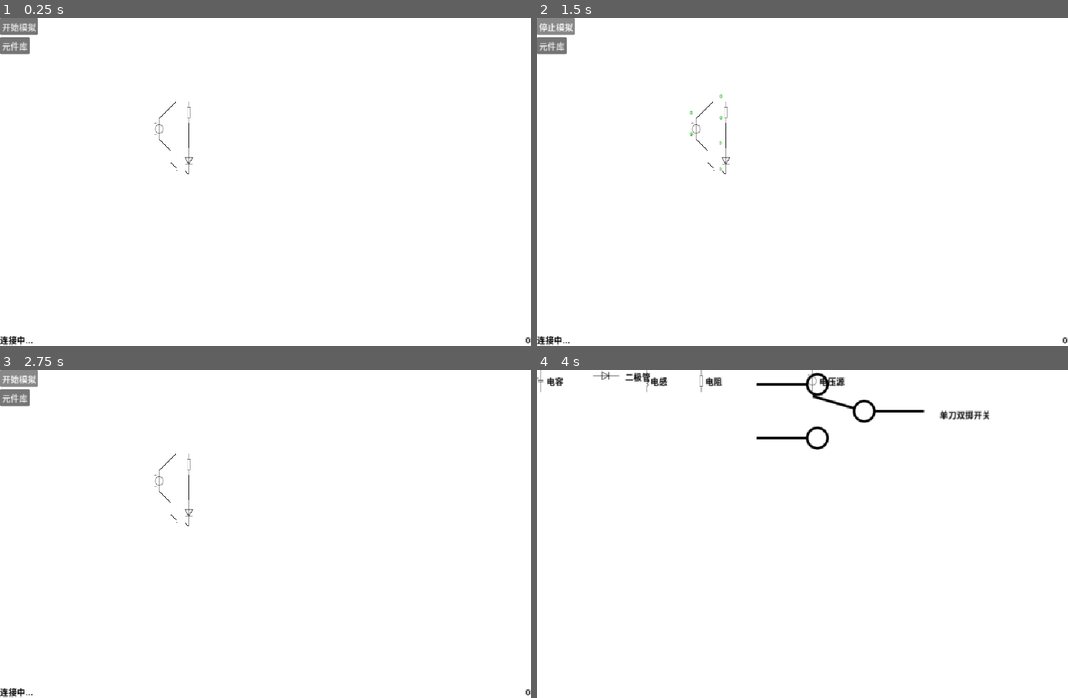
Above: before the commit, frames 1-4 (two rows, left to right).
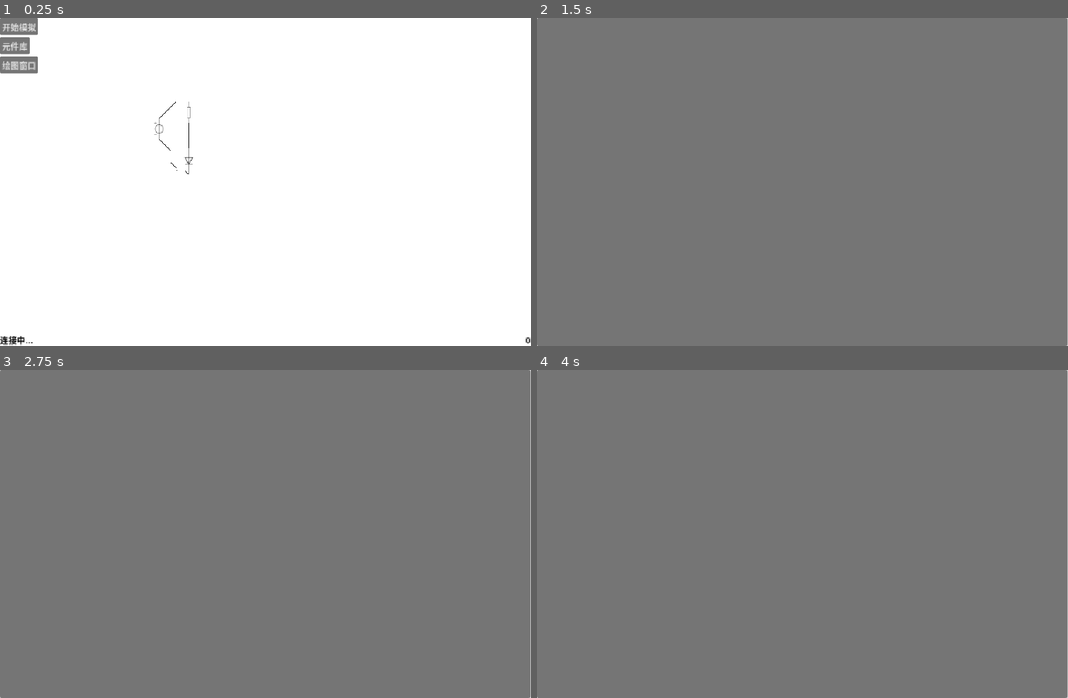
Above: after the commit, the same moments.

Repository: wyj2006/CircuitSim
Game: Godot game, scene res://tests/test_diode.tscn
The game is run twice, just before and just after one commit, with the same random seed, the same clock (stepped at 60 frames per second) and the same inputs.
Inputs (mouse positions are in pixels of both pictures, inside the frame that each line leads up to):
- Up to frame 1 (0.25 s): no input
- Up to frame 2 (1.5 s): click (558, 63) at 0.5 s, where only the run after the commit has a clickable "绘图窗口"; click "开始模拟" at 1.25 s
- Up to frame 3 (2.75 s): click "停止模拟" (after the commit: "开始模拟") at 2 s
- Up to frame 4 (4 s): click "开始模拟" at 2.75 s; click "元件库" at 3.5 s

The runs differ from the first frame. In frame 1, 0.4% of the frame differs, in the area x 0-8%, y 11-18%; in frame 2, 100%; in frame 3, 100%; in frame 4, 100%, in the area x 0-100%, y 0-100%.

Commit message:
调整绘图逻辑

Diff:
--- a/editor/components/port/port.gd
+++ b/editor/components/port/port.gd
@@ -13,7 +13,7 @@
 var node_id := UINT32_MAX
 var is_free:
     get:
-        return get_parent() == $/root/Editor/Ports
+        return is_inside_tree() and get_parent() == $/root/Editor/Ports
 var just_moved = false
 
 func _ready() -> void:
--- a/editor/scenes/main/main.gd
+++ b/editor/scenes/main/main.gd
@@ -10,8 +10,12 @@
 var device_to_add = null
 
 var client = StreamPeerTCP.new()
+var server_data: PackedByteArray = []
+
 var PlotterScene = preload("res://scenes/plotter/plotter.tscn")
-var plotter: Plotter = null
+var plotter: Plotter:
+    get:
+        return $%Plotter
 var solution = {}
 
 func allocate_node_id():
@@ -20,12 +24,16 @@
     var cur_id = 0
 
     for i in net_list.connections:
-        if i.is_ref:
+        if i.is_inside_tree() and i.is_ref:
             has_ref = true
             _allocate_node_id(i, UINT32_MAX, allocated)
 
     if not has_ref:
-        _allocate_node_id(net_list.connections.keys()[0], UINT32_MAX, allocated)
+        for i in net_list.connections:
+            if not i.is_inside_tree():
+                continue
+            _allocate_node_id(i, UINT32_MAX, allocated)
+            break
 
     for i in net_list.connections:
         if i in allocated:
@@ -89,33 +97,29 @@
         return
 
     var available_bytes = client.get_available_bytes()
-    if available_bytes == 0:
-        return
-    var data: PackedByteArray = client.get_data(available_bytes)[1]
-    var json = JSON.parse_string(data.get_string_from_utf8())
-    if json == null:
-        return
-    match json["type"]:
-        "simulate_solution":
-            var time = json["time"]
-            solution = json["solution"]
-            print(time)
-            print(solution)
-            $%TimeLabel.text = str(time)
+    if available_bytes != 0:
+        server_data.append_array(client.get_data(available_bytes)[1])
 
-            if plotter == null:
-                plotter = PlotterScene.instantiate()
-                for i in solution:
-                    plotter.variables[i] = 0
-                plot_window.add_child(plotter)
-                plot_window.show()
-            plotter.add_data(time, solution)
-        "error":
-            $%ErrorDialog.dialog_text = json["message"]
-            $%ErrorDialog.popup()
+    var index = server_data.find(0)
+    while index != -1:
+        var json = JSON.parse_string(server_data.slice(0, index).get_string_from_utf8())
+        server_data = server_data.slice(index + 1)
 
-            if state == State.Simulate:
-                $%SimButton.pressed.emit()
+        match json["type"]:
+            "simulate_solution":
+                var time = json["time"]
+                solution = json["solution"]
+                $%TimeLabel.text = str(time)
+
+                plotter.add_data(time, solution)
+            "error":
+                $%ErrorDialog.dialog_text = json["message"]
+                $%ErrorDialog.popup()
+
+                if state == State.Simulate:
+                    $%SimButton.pressed.emit()
+
+        index = server_data.find(0)
 
 func send_to_server(data):
     client.put_data(JSON.stringify(data).to_utf8_buffer())
@@ -126,9 +130,10 @@
         State.Idle:
             state = State.Simulate
             $%SimButton.text = "停止模拟"
+            $PlotWindow.show()
+            plotter.clear()
 
             var circuit = construct()
-            print(circuit)
             send_to_server({
                 "command": "reset_simulation",
                 "circuit": circuit
@@ -136,14 +141,6 @@
         State.Simulate:
             state = State.Idle
             $%SimButton.text = "开始模拟"
-
-            if plotter == null:
-                return
-
-            plot_window.hide()
-            plot_window.remove_child(plotter)
-            plotter.queue_free()
-            plotter = null
 
 func _on_connect_timer_timeout() -> void:
     client.poll()
@@ -165,29 +162,6 @@
         return
     send_to_server({"command": "step_simulation"})
 
-    var available_bytes = client.get_available_bytes()
-    if available_bytes == 0:
-        return
-    var data: PackedByteArray = client.get_data(available_bytes)[1]
-    var json = JSON.parse_string(data.get_string_from_utf8())
-    if json == null:
-        return
-    if json["type"] != "simulate_solution":
-        return
-    var time = json["time"]
-    solution = json["solution"]
-    print(time)
-    print(solution)
-    $%TimeLabel.text = str(time)
-
-    if plotter == null:
-        plotter = PlotterScene.instantiate()
-        for i in solution:
-            plotter.variables[i] = 0
-        plot_window.add_child(plotter)
-        plot_window.show()
-    plotter.add_data(time, solution)
-
 func _on_device_lib_button_pressed() -> void:
     $DeviceLibWindow.show()
 
--- a/editor/scenes/main/main.tscn
+++ b/editor/scenes/main/main.tscn
@@ -3,6 +3,7 @@
 [ext_resource type="Script" uid="uid://cihy8v4ocg2lg" path="res://scenes/main/main.gd" id="1_iuonh"]
 [ext_resource type="PackedScene" uid="uid://b5ie2ibrpp4o0" path="res://systems/net_list/net_list.tscn" id="2_k2fmo"]
 [ext_resource type="Script" uid="uid://cs70ga6h45sqi" path="res://scenes/main/camera_2d.gd" id="4_l3cfh"]
+[ext_resource type="PackedScene" uid="uid://c7ofi8kh3l5vg" path="res://scenes/plotter/plotter.tscn" id="5_ow5a4"]
 [ext_resource type="Script" uid="uid://bxdwo8agv48wa" path="res://scenes/main/plot_window.gd" id="6_ow5a4"]
 [ext_resource type="PackedScene" uid="uid://bqidl3nw628w" path="res://scenes/devicelibrary/device_library.tscn" id="8_yyfjg"]
 
@@ -42,6 +43,12 @@
 focus_mode = 0
 text = "元件库"
 
+[node name="PlotterButton" type="Button" parent="CanvasLayer/VBoxContainer" unique_id=1175336306]
+unique_name_in_owner = true
+layout_mode = 2
+size_flags_horizontal = 0
+text = "绘图窗口"
+
 [node name="HBoxContainer" type="HBoxContainer" parent="CanvasLayer/VBoxContainer" unique_id=778590212]
 layout_mode = 2
 size_flags_vertical = 10
@@ -78,6 +85,9 @@
 visible = false
 script = ExtResource("6_ow5a4")
 
+[node name="Plotter" parent="PlotWindow" unique_id=1441009083 instance=ExtResource("5_ow5a4")]
+unique_name_in_owner = true
+
 [node name="DeviceLibWindow" type="Window" parent="." unique_id=1269913210]
 oversampling_override = 1.0
 title = "元件库"
@@ -95,6 +105,7 @@
 [connection signal="child_entered_tree" from="Devices" to="NetList" method="_on_devices_child_entered_tree"]
 [connection signal="pressed" from="CanvasLayer/VBoxContainer/SimButton" to="." method="_on_sim_button_pressed"]
 [connection signal="pressed" from="CanvasLayer/VBoxContainer/DeviceLibButton" to="." method="_on_device_lib_button_pressed"]
+[connection signal="pressed" from="CanvasLayer/VBoxContainer/PlotterButton" to="PlotWindow" method="_on_plotter_button_pressed"]
 [connection signal="timeout" from="ConnectTimer" to="." method="_on_connect_timer_timeout"]
 [connection signal="timeout" from="StepTimer" to="." method="_on_step_timer_timeout"]
 [connection signal="close_requested" from="PlotWindow" to="PlotWindow" method="_on_close_requested"]
--- a/editor/scenes/main/plot_window.gd
+++ b/editor/scenes/main/plot_window.gd
@@ -2,10 +2,8 @@
 
 @onready var editor: Editor = $/root/Editor
 
-func _process(_delta: float) -> void:
-    if editor.state != Editor.State.Simulate:
-        for child in get_children():
-            remove_child(child)
+func _on_close_requested() -> void:
+    hide()
 
-func _on_close_requested() -> void:
-    pass
+func _on_plotter_button_pressed() -> void:
+    show()
--- a/editor/scenes/plotter/plotter.gd
+++ b/editor/scenes/plotter/plotter.gd
@@ -4,6 +4,8 @@
 
 var dataset: TauPlot.Dataset
 var variables = {}
+var bindings: Array[TauXYSeriesBinding] = []
+var config := TauXYConfig.new()
 
 func _ready() -> void:
     dataset = TauPlot.Dataset.new(
@@ -25,26 +27,30 @@
     pane.y_left_axis = y_axis
     pane.overlays = [cfg]
 
-    var config := TauXYConfig.new()
     config.x_axis = x_axis
     config.panes = [pane]
 
-    var bindings: Array[TauXYSeriesBinding] = []
-    for i in variables:
-        variables[i] = dataset.add_series(i)
-        var b := TauXYSeriesBinding.new()
-        b.series_id = variables[i]
-        b.pane_index = 0
-        b.overlay_type = TauXYSeriesBinding.PaneOverlayType.LINE
-        b.y_axis_id = TauPlot.AxisId.LEFT
-        bindings.append(b)
+func add_data(time: float, solution: Dictionary):
+    for i in solution:
+        if i not in variables:
+            variables[i] = dataset.add_series(i)
+            var b := TauXYSeriesBinding.new()
+            b.series_id = variables[i]
+            b.pane_index = 0
+            b.overlay_type = TauXYSeriesBinding.PaneOverlayType.LINE
+            b.y_axis_id = TauPlot.AxisId.LEFT
+            bindings.append(b)
 
-    tau_plot.plot_xy(dataset, config, bindings)
-
-func add_data(time: float, solution: Dictionary):
-    for i in variables:
-        if i not in solution:
-            continue
+            tau_plot.plot_xy(dataset, config, bindings)
         if solution[i] == null or not is_finite(solution[i]):
             continue
         dataset.append_sample_to_one_series(variables[i], time, solution[i])
+
+func clear():
+    variables = {}
+    bindings = []
+    dataset = TauPlot.Dataset.new(
+        TauPlot.Dataset.Mode.PER_SERIES_X,
+        TauPlot.Dataset.XElementType.NUMERIC,
+        UINT32_MAX
+    )
Not shown, changed: src/main.rs
